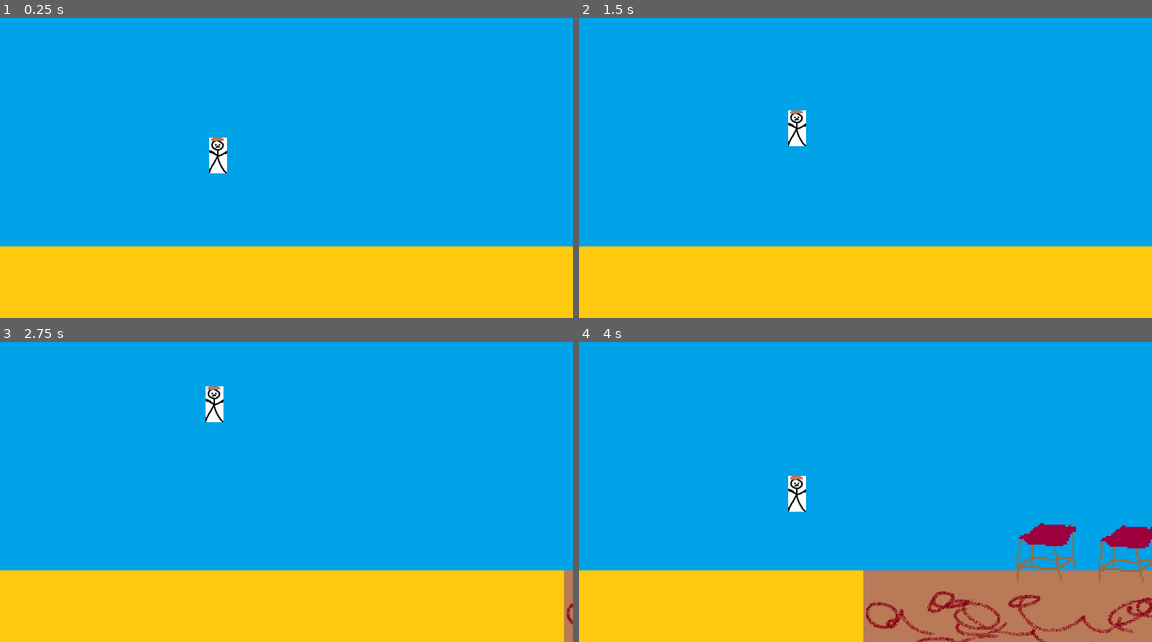
Above: before the commit, frames 1-4 (two rows, left to right).
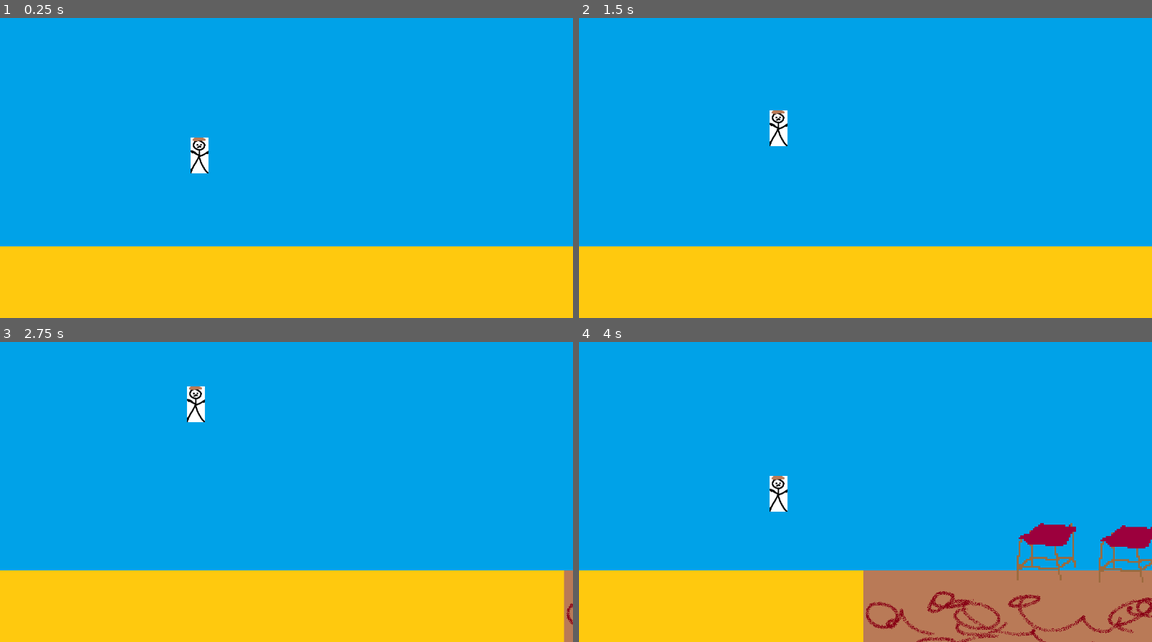
Above: after the commit, the same moments.

Repository: Noarkhh/HacknarokGameJam2023
Game: Godot game, scene res://main_scene.tscn
Two runs of this game, one before a commit and one after it. Both use one fixed random seed, a clock stepped at 60 frames per second and the inputs below.
Inputs:
- Up to frame 1 (0.25 s): no input
- Up to frame 2 (1.5 s): tap Enter (ui_accept) at 0.5, 0.77, 0.8, 1.07, 1.35 s; hold S (key_s, bound only after the commit) 0.53-1.28 s; hold Right (ui_right) from 0.53 s (still down)
- Up to frame 3 (2.75 s): tap Enter (ui_accept) at 1.52, 1.82, 2.3 s; tap S (key_s, bound only after the commit) at 1.55 s; release Right (ui_right) at 2.03 s; hold Left (ui_left) from 2.03 s (still down); tap A (key_a) at 2.1 s
- Up to frame 4 (4 s): release Left (ui_left) at 2.78 s; hold Right (ui_right) from 2.78 s (still down); tap D (key_d) at 2.85 s; tap Enter (ui_accept) at 3.02, 3.32, 3.77, 3.8 s; tap S (key_s, bound only after the commit) at 3.05 s; hold Shift (key_shift) from 3.53 s (still down)

The runs differ from the first frame. In frame 1, 0.8% of the frame differs, in the area x 33-40%, y 39-52%; in frame 2, 0.8%; in frame 3, 0.8%; in frame 4, 0.8%.

Commit message:
colizje

Diff:
--- a/project.godot
+++ b/project.godot
@@ -37,6 +37,11 @@
 "events": [Object(InputEventKey,"resource_local_to_scene":false,"resource_name":"","device":-1,"window_id":0,"alt_press …(182 unchanged characters)…
 ]
 }
+key_s={
+"deadzone": 0.5,
+"events": [Object(InputEventKey,"resource_local_to_scene":false,"resource_name":"","device":-1,"window_id":0,"alt_pressed":false,"shift_pressed":false,"ctrl_pressed":false,"meta_pressed":false,"pressed":false,"keycode":0,"physical_keycode":83,"key_label":0,"unicode":115,"echo":false,"script":null)
+]
+}
 
 [physics]
 
--- a/src/Player/CharacterBody2D.gd
+++ b/src/Player/CharacterBody2D.gd
@@ -5,6 +5,14 @@
 const SPEED_ACCELERATION = 30.0
 const JUMP_VELOCITY = -800.0
 const MAX_FALLING_SPEED = 800.0
+
+const COLLISION_RUN_TO_ROLL = Vector2(1, 0.5)
+const COLLISION_ROLL_TO_RUN = Vector2(1, 2)
+const COLLISION_RUN_TO_SLIDE = Vector2(2, 0.5)
+const COLLISION_SLIDE_TO_RUN = Vector2(0.5, 2)
+const ROLL_DURATION = 20
+var current_roll_time = 0
+var is_rolling = false
 
 var enable_double_jump = true
 
@@ -15,7 +23,8 @@
 const DASH_DURATION = 6
 const DASH_COOLDOWN = 300
 var time_since_last_dash = 300
-var is_dashing = true
+var is_dashing = false
+var is_sliding = false
 var dash_velocity = 0
 
 # Get the gravity from the project settings to be synced with RigidBody nodes.
@@ -25,17 +34,19 @@
 #	print(event.as_text())
 
 func _physics_process(delta):
+
 	if is_dashing:
 		velocity.x += dash_velocity
 		time_since_last_dash += 1
 		move_and_slide()
+		#end
 		if time_since_last_dash > DASH_DURATION:
 			is_dashing = false
 			velocity.x = MAX_SPEED
 		else:
 			return
 
-	if enable_double_jump:
+	if enable_extra_speed:
 		extra_speed = 50.0
 	else:
 		extra_speed = 0.0
@@ -45,11 +56,32 @@
 		if enable_double_jump and Input.is_action_just_pressed("ui_accept"):
 			velocity.y = JUMP_VELOCITY
 			enable_double_jump = false
+			$CollisionShape2D.apply_scale(COLLISION_RUN_TO_ROLL)
+			print("STARTED ROLLING")
+			# TODO roll animation
+
+			is_rolling = true
+			current_roll_time = 0
 		else:
 			velocity.y += gravity * delta
 			velocity.y = min(velocity.y, MAX_FALLING_SPEED)
+			current_roll_time += 1
+			if current_roll_time > ROLL_DURATION and is_rolling:
+				print("STOPPED ROLLING")
+				$CollisionShape2D.apply_scale(COLLISION_ROLL_TO_RUN)
+				is_rolling = false
 	else:
+		if Input.get_action_strength("key_s") and not is_sliding:
+			print("STARTED SLIDING")
+			$CollisionShape2D.apply_scale(COLLISION_RUN_TO_SLIDE)
+			# TODO ANIMACJA
+			is_sliding = true
+		elif not Input.get_action_strength("key_s") and is_sliding:
+			print("STOPPED SLIDING")
+			$CollisionShape2D.apply_scale(COLLISION_SLIDE_TO_RUN)
+			is_sliding = false
 		enable_double_jump = true
+
 
 	# Handle Jump.
 	if Input.is_action_just_pressed("ui_accept") and is_on_floor():
@@ -73,6 +105,6 @@
 	else:
 		velocity.x = move_toward(velocity.x, 0, SPEED_ACCELERATION)  # from, to, speed
 
-	time_since_last_dash += 1
-	print(velocity)
+#	time_since_last_dash += 1
+#	print(velocity)
 	move_and_slide()
--- a/src/Player/Player.tscn
+++ b/src/Player/Player.tscn
@@ -1,10 +1,13 @@
-[gd_scene load_steps=4 format=3 uid="uid://c3ywqasnt5osa"]
+[gd_scene load_steps=5 format=3 uid="uid://c3ywqasnt5osa"]
 
 [ext_resource type="Script" path="res://src/Player/CharacterBody2D.gd" id="1_rjfog"]
 [ext_resource type="Texture2D" uid="uid://dta5qrhr87r2n" path="res://src/Player/player.png" id="2_1f0cv"]
 
 [sub_resource type="RectangleShape2D" id="RectangleShape2D_jhyvd"]
 size = Vector2(40, 80)
+
+[sub_resource type="RectangleShape2D" id="RectangleShape2D_7y7j5"]
+size = Vector2(80, 41)
 
 [node name="CharacterBody2D" type="CharacterBody2D"]
 script = ExtResource("1_rjfog")
@@ -16,3 +19,6 @@
 [node name="CollisionShape2D" type="CollisionShape2D" parent="."]
 position = Vector2(0, 1)
 shape = SubResource("RectangleShape2D_jhyvd")
+
+[node name="CollisionShape2D2" type="CollisionShape2D" parent="."]
+shape = SubResource("RectangleShape2D_7y7j5")
Not shown, added: assets/character_jump_landing.png.import
Not shown, added: assets/character_jump_start.png.import
Not shown: 1 places in main_scene.tscn that only renumber resources
